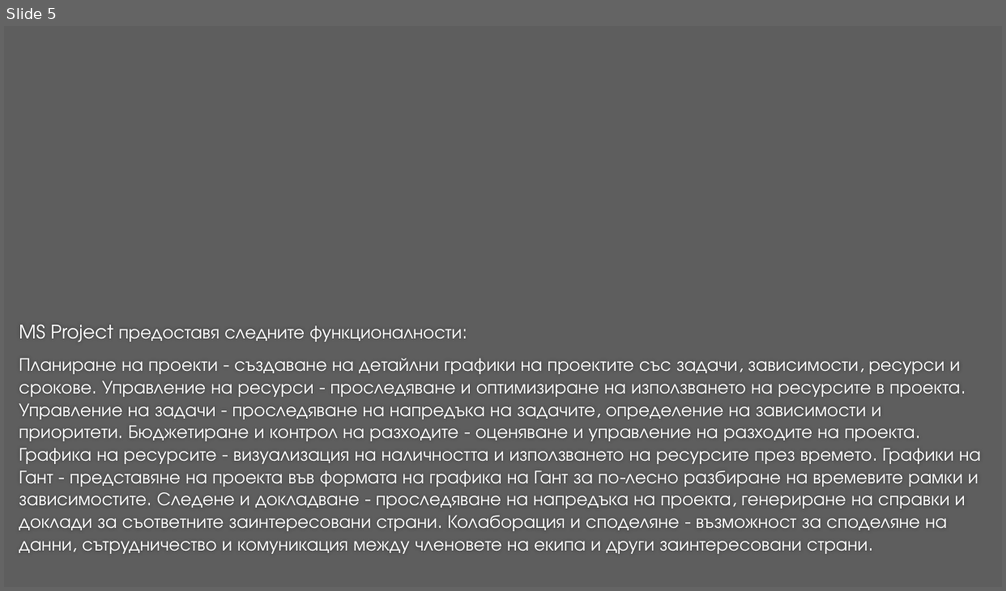
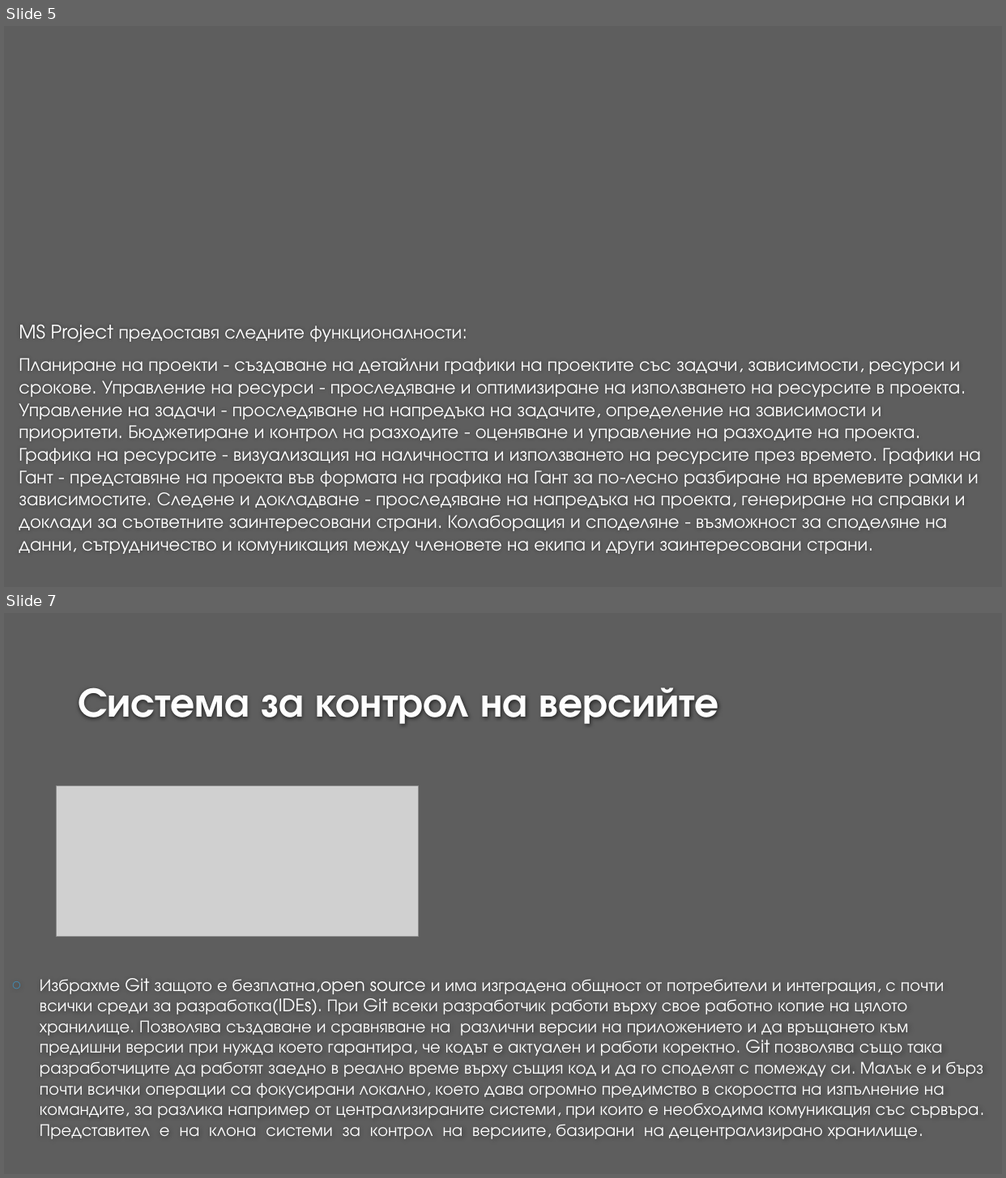
Before and after one commit to AtanasDimov/USPPROJECT, a slide deck: Презентация проект УСП.pptx. Shown one above the other, each under a label of ours: slide 5 before the commit, slides 5 and 7 after it; the slides between them are not shown. The pictures are 1006x591 and 1006x1178 pixels, drawn with LibreOffice and Linux fonts; fonts in the diff are those of the drawing; grey boxes stand for pictures; background and template pictures are left out. Boxes give left, top, right and bottom in pixels: in the first picture for what was removed or moved away, otherwise in the second. Text is boxed around its words. In the diff, an @@ line names an element or a change of style, - is before the commit and + after.

```diff
--- a/Презентация проект УСП.pptx
+++ b/Презентация проект УСП.pptx
@@ slide 7 added at [4,613,1002,1174], background #5E5E5E @@
@@ title added at [78,688,719,724], 40 pt, text #FEFEFE, bold @@
+Система за контрол на версийте
@@ picture added at [57,786,418,937] @@
@@ text added at [40,978,984,1139], 16.6 pt, text #FFFFFF @@
+○ Избрахме Git защото е безплатна,open source и има изградена общност от потребители и интеграция, с почти всички среди за разработка(IDEs). При Git всеки разработчик работи върху свое работно копие на цялото хранилище. Позволява създаване и сравняване на различни версии на приложението и да връщането към предишни версии при нужда което гарантира, че кодът е актуален и работи коректно. Git позволява също така разработчиците да работят заедно в реално време върху същия код и да го споделят с помежду си. Малък е и бърз почти всички операции са фокусирани локално, което дава огромно предимство в скоростта на изпълнение на командите, за разлика например от централизираните системи, при които е необходима комуникация със сървъра. Представител е на клона системи за контрол на версиите, базирани на децентрализирано хранилище.
```
Also in this commit, not shown: 4 other slides added.
